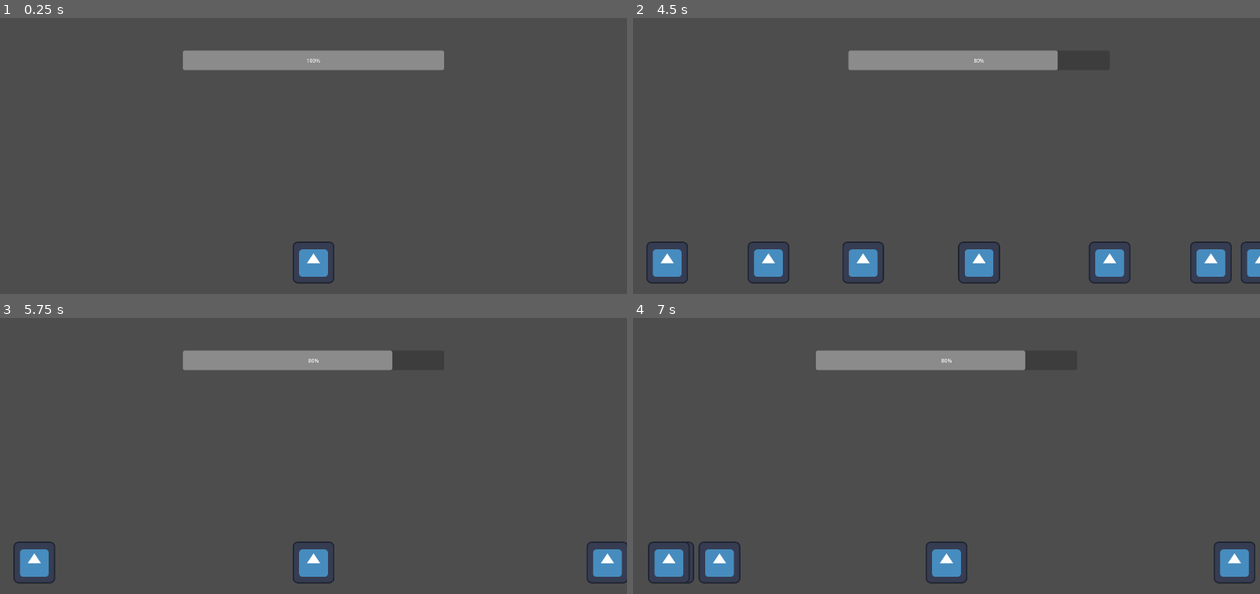
Above: before the commit, frames 1-4 (two rows, left to right).
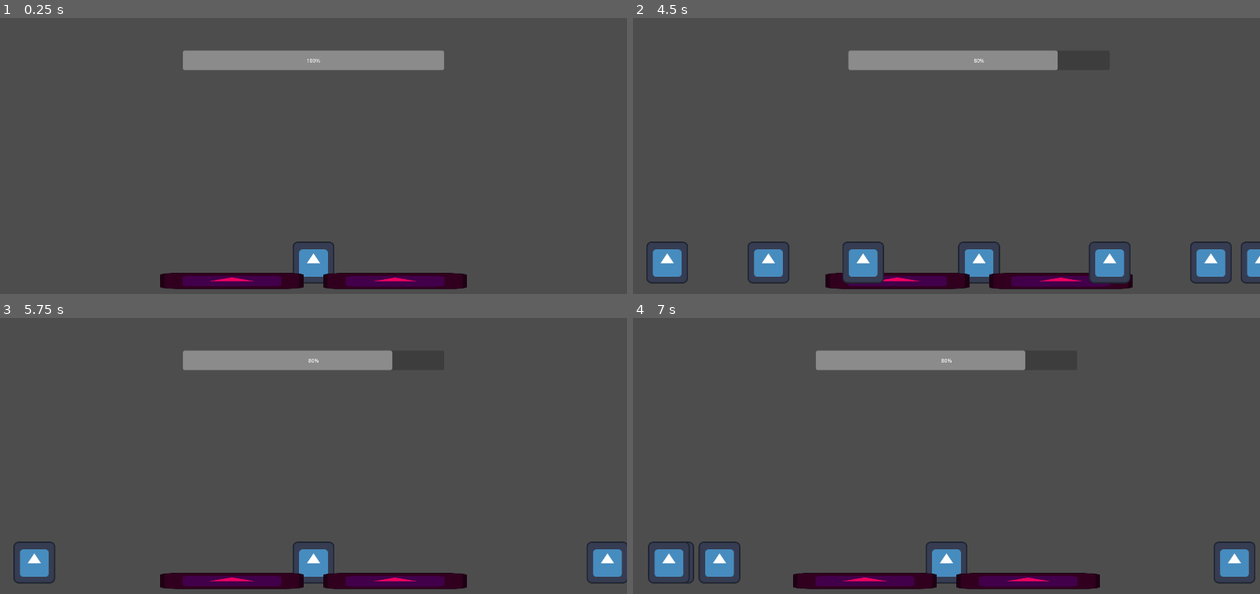
Above: after the commit, the same moments.

Repository: Jam-n-Bees/Garden-Guardian
Game: Godot game, scene res://MainScene.tscn
Two runs of this game, one before a commit and one after it. Both use one fixed random seed, a clock stepped at 60 frames per second and the inputs below. The engine's default icon, where the game draws it, is replaced by a stand-in: a white triangle on a blue panel in a dark square.
Inputs (mouse positions are in pixels of both pictures, inside the frame that each line leads up to):
- Up to frame 1 (0.25 s): no input
- Up to frame 2 (4.5 s): tap Enter at 0.5 s; move the mouse to (1084, 175) at 0.52 s; press the mouse at (1084, 175) at 0.53 s; move the mouse to (821, 211) at 1.27 s; release the mouse at (821, 211) at 1.28 s; right-click (821, 211) at 1.35 s; move the mouse to (1009, 117) at 2.02 s; press the mouse at (1009, 117) at 2.03 s; move the mouse to (915, 263) at 2.77 s; release the mouse at (915, 263) at 2.78 s; right-click (915, 263) at 2.85 s; move the mouse to (1134, 247) at 3.52 s; press the mouse at (1134, 247) at 3.53 s; move the mouse to (758, 142) at 4.27 s; release the mouse at (758, 142) at 4.28 s; right-click (758, 142) at 4.35 s
- Up to frame 3 (5.75 s): move the mouse to (344, 494) at 5.02 s; press the mouse at (344, 494) at 5.03 s
- Up to frame 4 (7 s): move the mouse to (852, 406) at 5.77 s; release the mouse at (852, 406) at 5.78 s; right-click (852, 406) at 5.85 s; move the mouse to (1084, 475) at 6.52 s; press the mouse at (1084, 475) at 6.53 s

The runs differ from the first frame. In frame 1, 2.7% of the frame differs, in the area x 25-75%, y 92-99%; in frame 2, 2.2%; in frame 3, 2.7%; in frame 4, 2.7%.

Commit message:
Attack Ranges Visible
Simple lil images.

Diff:
--- a/MainScene.tscn
+++ b/MainScene.tscn
@@ -47,6 +47,18 @@
 scale = Vector2(10, 28)
 shape = SubResource("RectangleShape2D_rpqi1")
 
+[node name="Sprite2D" type="Sprite2D" parent="BattleManager/Player"]
+self_modulate = Color(0.924071, 0, 0.385646, 1)
+position = Vector2(-250, 56.5)
+scale = Vector2(3.4375, 0.382813)
+texture = ExtResource("2_uxrcv")
+
+[node name="Sprite2D2" type="Sprite2D" parent="BattleManager/Player"]
+self_modulate = Color(0.924071, 0, 0.385646, 1)
+position = Vector2(250, 57)
+scale = Vector2(3.4375, 0.382813)
+texture = ExtResource("2_uxrcv")
+
 [connection signal="area_entered" from="BattleManager/Player/RSDetect" to="BattleManager/Player" method="_on_rs_detect_area_entered"]
 [connection signal="area_exited" from="BattleManager/Player/RSDetect" to="BattleManager/Player" method="_on_rs_detect_area_exited"]
 [connection signal="area_entered" from="BattleManager/Player/LSDetect" to="BattleManager/Player" method="_on_ls_detect_area_entered"]
